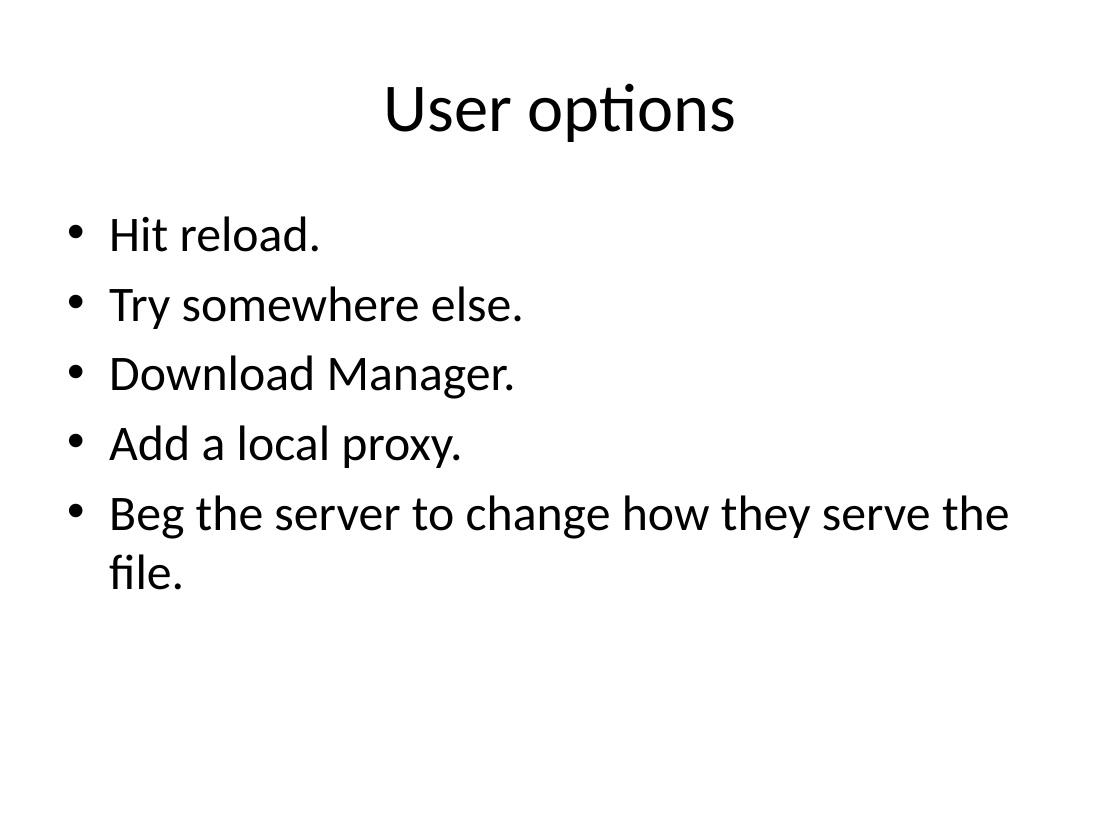
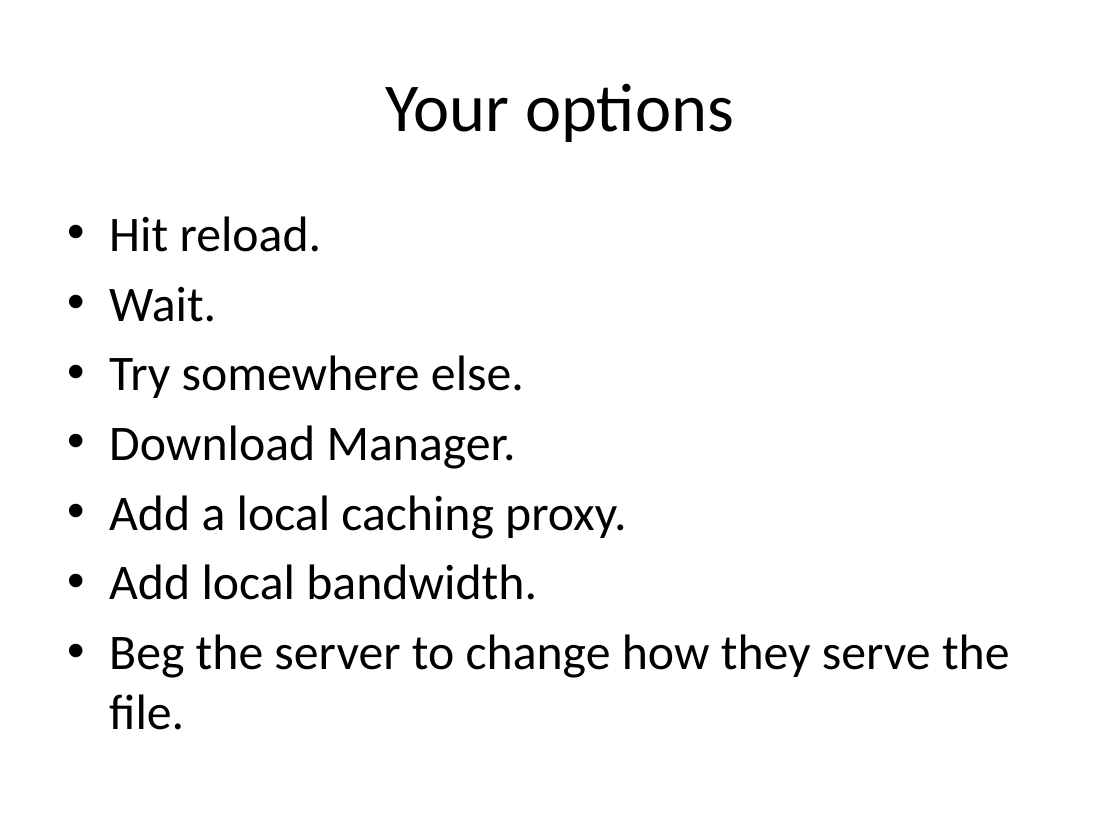
Before and after one commit to rdp/p2pwebclient, a slide deck: slide 6 of thesis_presentation/How to Make the Internet Faster.pptx. Drawn at 1120x840 pixels with LibreOffice and Linux fonts; fonts in the diff are those of the drawing. Boxes give left, top, right and bottom in pixels: in the first picture for what was removed or moved away, otherwise in the second. Text is boxed around its words. In the diff, an @@ line names an element or a change of style, - is before the commit and + after.

```diff
--- a/thesis_presentation/How to Make the Internet Faster.pptx
+++ b/thesis_presentation/How to Make the Internet Faster.pptx
@@ title at box(386, 83, 734, 142): text changed @@
-User options
+Your options
@@ text at box(109, 286, 216, 322): paragraph added @@
+• Wait.
@@ text at box(109, 495, 626, 600): text changed @@
-• Add a local proxy.
+• Add a local caching proxy.
+• Add local bandwidth.
```
Also in this commit, not shown: 17 other slides changed, 9 slides added, 1 slide removed, 2 other files.
